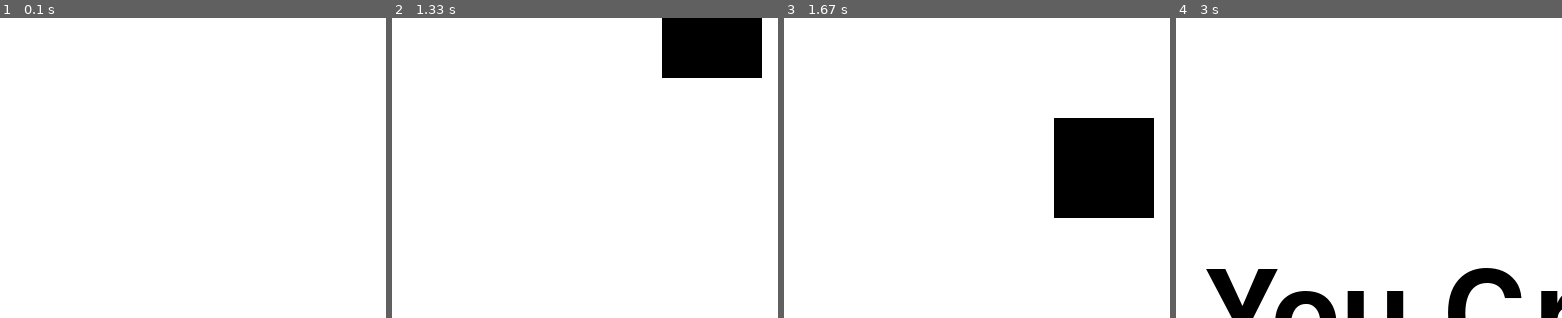
Above: before the commit, frames 1-4 (left to right).
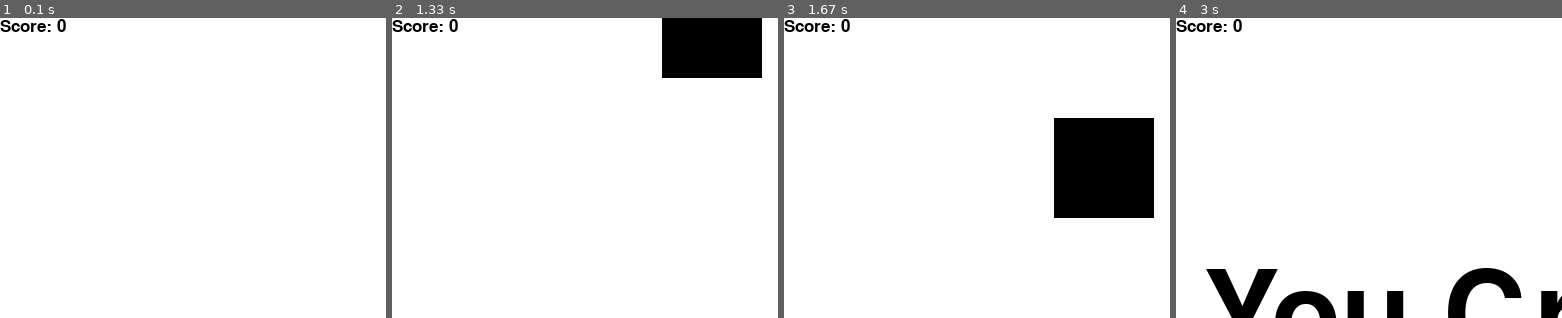
Above: after the commit, the same moments.

Repository: yan-ren/Pygame_playground
Game: pygame game, started from racing_car/racing.py
Same seed, same stepped clock (60 frames per second), same inputs: the game is played once before the commit and once after it.
Inputs:
- Up to frame 1 (0.1 s): no input
- Up to frame 2 (1.33 s): hold Right 0.33-0.8 s; hold Right 0.83-1.3 s
- Up to frame 3 (1.67 s): hold Left from 1.33 s (still down)
- Up to frame 4 (3 s): release Left at 1.87 s; hold Left 1.9-2.3 s; hold Right 2.33-2.97 s
The pictures show only the part of the screen within x 0-50%, y 0-50%; the shares and areas given below are measured in that part.

The runs differ from the first frame. In frame 1, 0.3% of the frame differs, in the area x 0-18%, y 0-5%; in frame 2, 0.3%; in frame 3, 0.3%; in frame 4, 0.3%.

Commit message:
Add score

Diff:
--- a/racing_car/racing.py
+++ b/racing_car/racing.py
@@ -15,6 +15,12 @@
 pygame.display.set_caption('Race Car')
 clock = pygame.time.Clock()
 car = pygame.image.load('./img/car1.png').convert_alpha()
+
+
+def display_score(score):
+    font = pygame.font.SysFont(None, 25)
+    text = font.render("Score: " + str(score), True, BLACK)
+    display.blit(text, (0, 0))
 
 
 def draw_block(x, y, width, height, color):
@@ -52,6 +58,7 @@
     block_speed = 7
     block_width = 100
     block_height = 100
+    score = 0
 
     while not game_exit:
 
@@ -74,24 +81,26 @@
         block_y += block_speed
 
         # movement variable handling
+        # car crashes on edge
         if car_x < 0 or car_x > (WINDOW_WIDTH - car.get_rect().width):
             crash()
             game_exit = True
-
+        # car crashes on blocks
         if car_y < block_y + block_height:
             if block_x < car_x < block_x + block_width or block_x < car_x + car.get_rect().width < block_x + block_width:
                 crash()
                 game_exit = True
-
-        # print(event)
+        # block passes car, initialize block position
         if block_y > WINDOW_HEIGHT:
             block_y = -WINDOW_HEIGHT
             block_x = random.randint(0, WINDOW_WIDTH)
+            score += 1
 
         # display
         display.fill(WHITE)
         place_car(car_x, car_y)
         draw_block(block_x, block_y, block_width, block_height, BLACK)
+        display_score(score)
         pygame.display.update()
 
         # FPS
